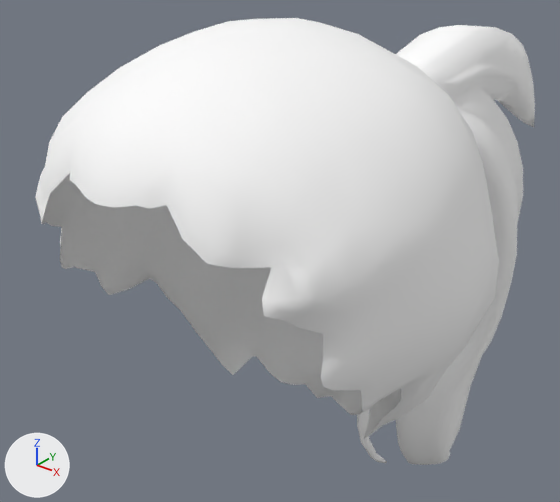
The FBX model Assets/BoZo_StylizedModularCharacters/Outfits/Base/HairBack/Outfit_HairBack_PonyTail/BSMC_Outfit_HairBack_PonyTailLong.fbx, before and after one commit.
Before and after are seen from a 50 mm lens placed at (0.219, -0.267, 0.278), pointed at (-0.044, 0.062, 0.074). The axes (+X, +Y, +Z) are drawn at lower left. The lights are the same throughout. Where no turn or scale is listed for an object, it has been applied to the vertices.

In view in the first picture: 'BSMC_Outfit_HairBack_PonyTailLong'.
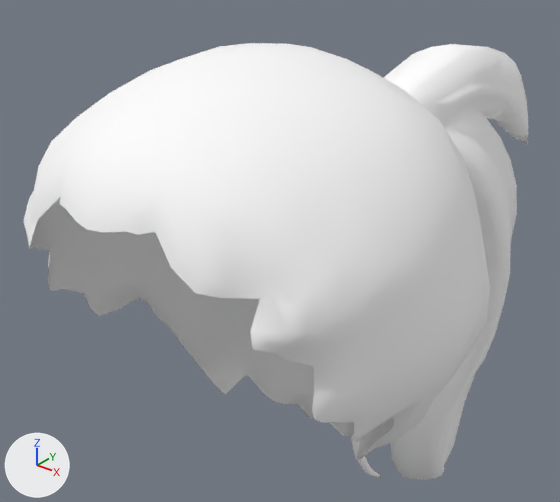
Pixel boxes (x1, y1, x2, y2) of what changed, in the pictures (560 x 502 px; the box of a moved part takes in the faces that stretch with it):
```json
{"object": "BSMC_Outfit_HairBack_PonyTailLong", "change": "reshaped", "before": [35, 18, 535, 465], "after": [24, 43, 528, 480]}
{"part": 1, "of": "me_mesh", "change": "moved or reshaped", "before": [357, 25, 535, 465], "after": [351, 44, 528, 480]}
{"part": 2, "of": "me_mesh", "change": "moved or reshaped", "before": [35, 18, 499, 438], "after": [24, 43, 490, 460]}
```

Scene script edits in JSON lines:
```json
{"block": "me_mesh", "where": "# used by ob_bsmc_outfit_hairback_ponytaillong; location = (0.0, 0.0, 0.0)"}
{"op": "remove", "block": "me_mesh", "code": "me_mesh.from_pydata(...)  # 1194 vertices, 1173 faces; spans x -0.101..0.101, y -0.102..0.244, z -0.157..0.221"}
{"op": "add", "block": "me_mesh", "code": "me_mesh.from_pydata(...)  # 1194 vertices, 1173 faces; spans x -0.102..0.102, y -0.108..0.237, z -0.167..0.211"}
{"block": "me_mesh", "change": "me_mesh part 1: the loose piece of 659 vertices spanning x -0.034..0.056, y 0.091..0.244, z -0.157..0.199 is moved by (0.0, -0.007, -0.01)"}
{"block": "me_mesh", "change": "me_mesh part 2: 474 of 1194 vertices moved; they spanned x -0.101..0.101, y -0.102..0.114, z -0.002..0.221 and now span x -0.102..0.102, y -0.108..0.106, z -0.012..0.211; mean shift (0.0, -0.007, -0.01); largest move (-0.083, -0.045, 0.09) -> (-0.085, -0.052, 0.08)"}
```
